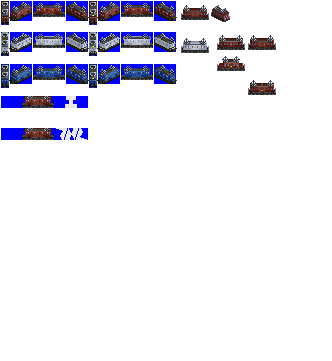
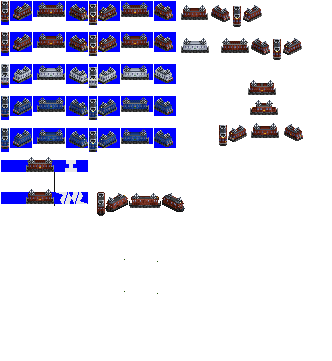
Before/after of a 332 x 361 layered artwork. What changed in the layer stack:
removed layer "Pasted Layer #3" over <box>1,32,177,108</box>
removed layer "Pasted Layer #2" over <box>1,32,177,108</box>
added layer "ef10 cc" above "ef10 kanmon" over <box>1,96,173,294</box>
renamed "Pasted Layer #4" to "ef10 kanmon", painted on it over <box>1,38,196,88</box>
painted on "ef10" over <box>1,1,303,216</box>
painted on "Pasted Layer" over <box>1,48,259,204</box>
